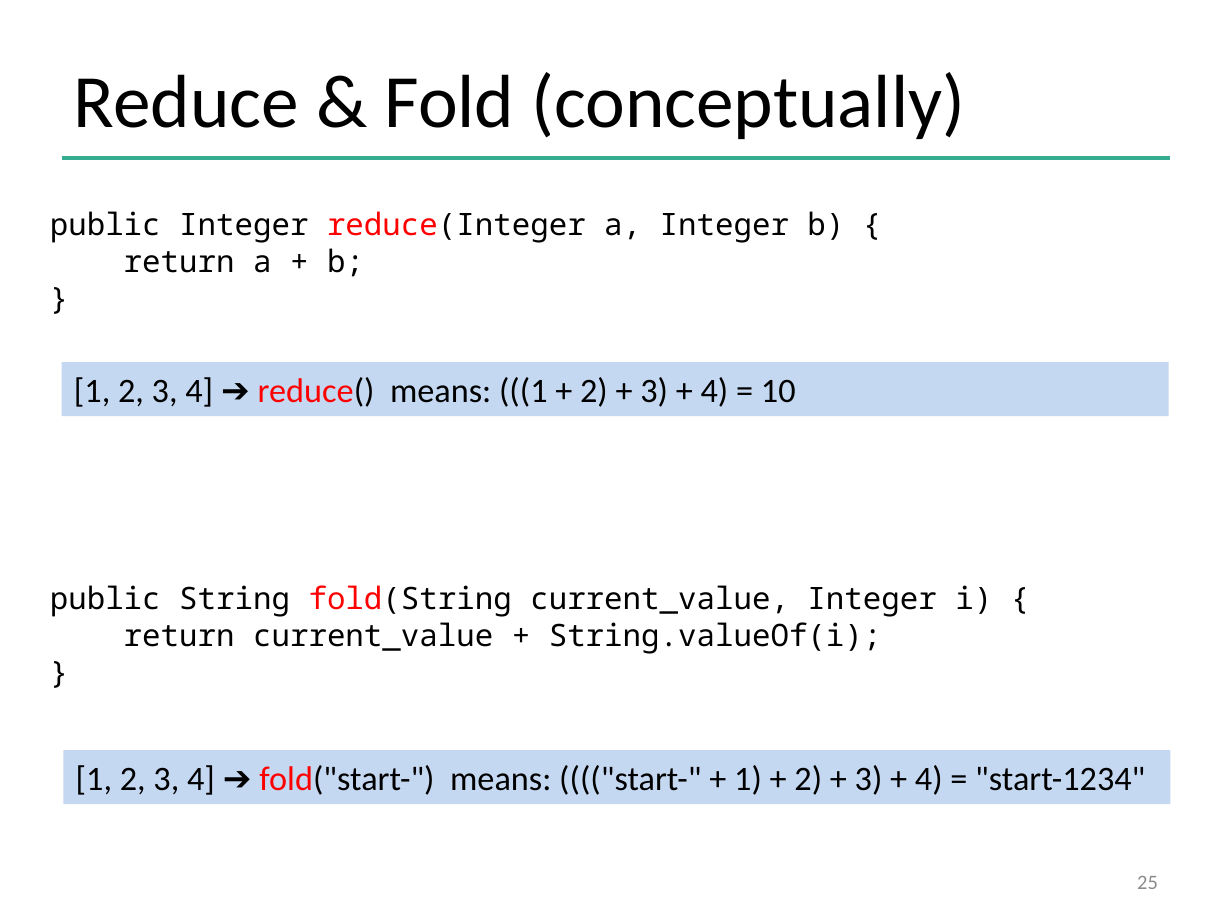
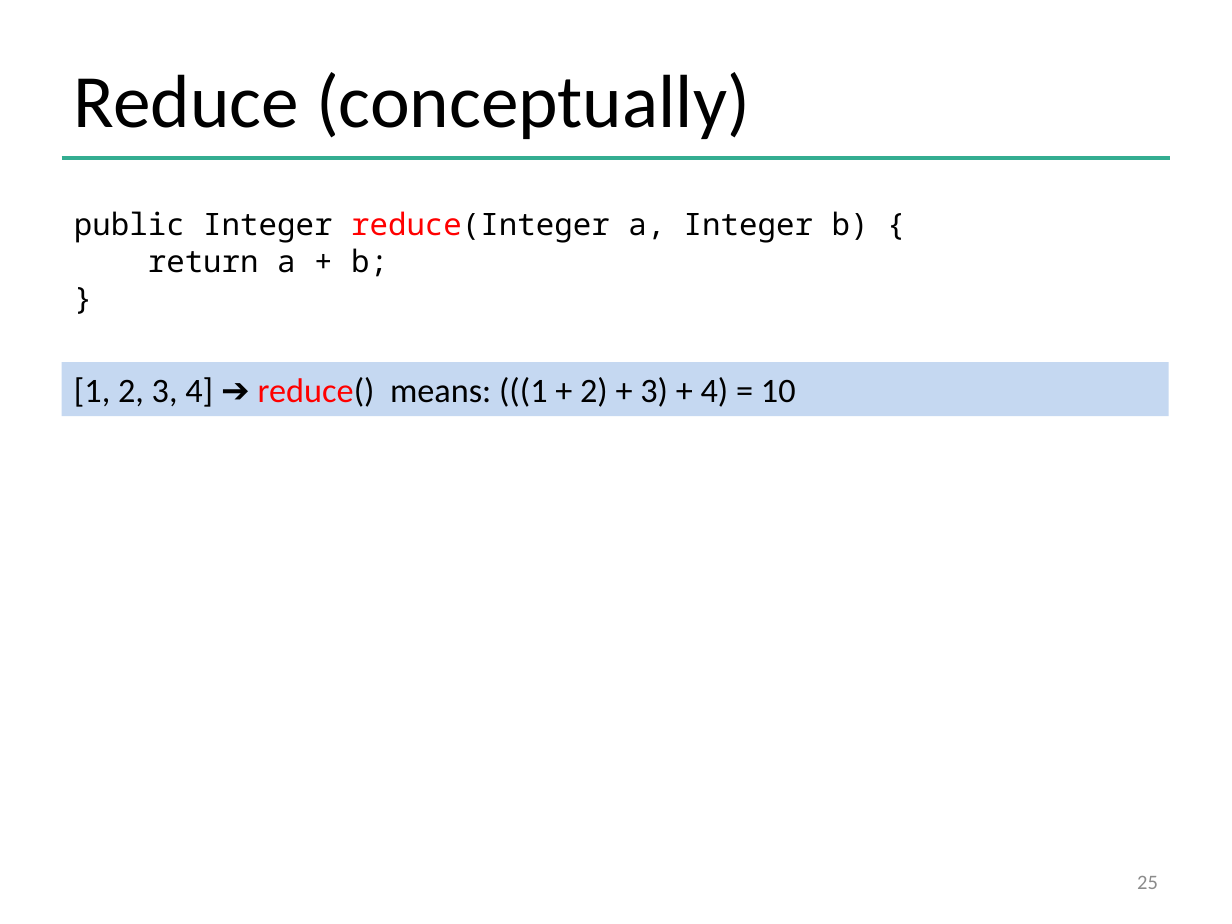
Before and after one commit to dataArtisans/flink-training-web, a slide deck: slide 25 of slides/flink_stream_basics.pptx. Drawn at 1232x924 pixels with LibreOffice and Linux fonts; fonts in the diff are those of the drawing; background and template pictures are left out. Boxes give left, top, right and bottom in pixels: in the first picture for what was removed or moved away, otherwise in the second. Text is boxed around its words. In the diff, an @@ line names an element or a change of style, - is before the commit and + after.

Commit message:
Updates to setup instructions and slides. Removed custom connector section, moved fault tolerance guarantees to the connector slides.

```diff
--- a/slides/flink_stream_basics.pptx
+++ b/slides/flink_stream_basics.pptx
@@ text at (74, 72, 750, 139): text changed @@
-Reduce & Fold (conceptually)
+Reduce (conceptually)
@@ text "public Integer reduce(Integer a, Integer ...": place and size @@
-text "public Integer reduce(Integer a, Integer ..." at (50, 211, 992, 654)
+text "public Integer reduce(Integer a, Integer ..." at (74, 211, 869, 277)
@@ text at (50, 585, 992, 654): paragraphs removed @@
-public String fold(String current_value, Integer i) {
-return current_value + String.valueOf(i);
-}
@@ rectangle removed at (63, 750, 1170, 804) @@
-[1, 2, 3, 4] ➔ fold("start-") means: (((("start-" + 1) + 2) + 3) + 4) = "start-1234"
```
Also in this commit, not shown: 5 other slides changed, 1 slide added, 1 slide removed, 10 other files.
